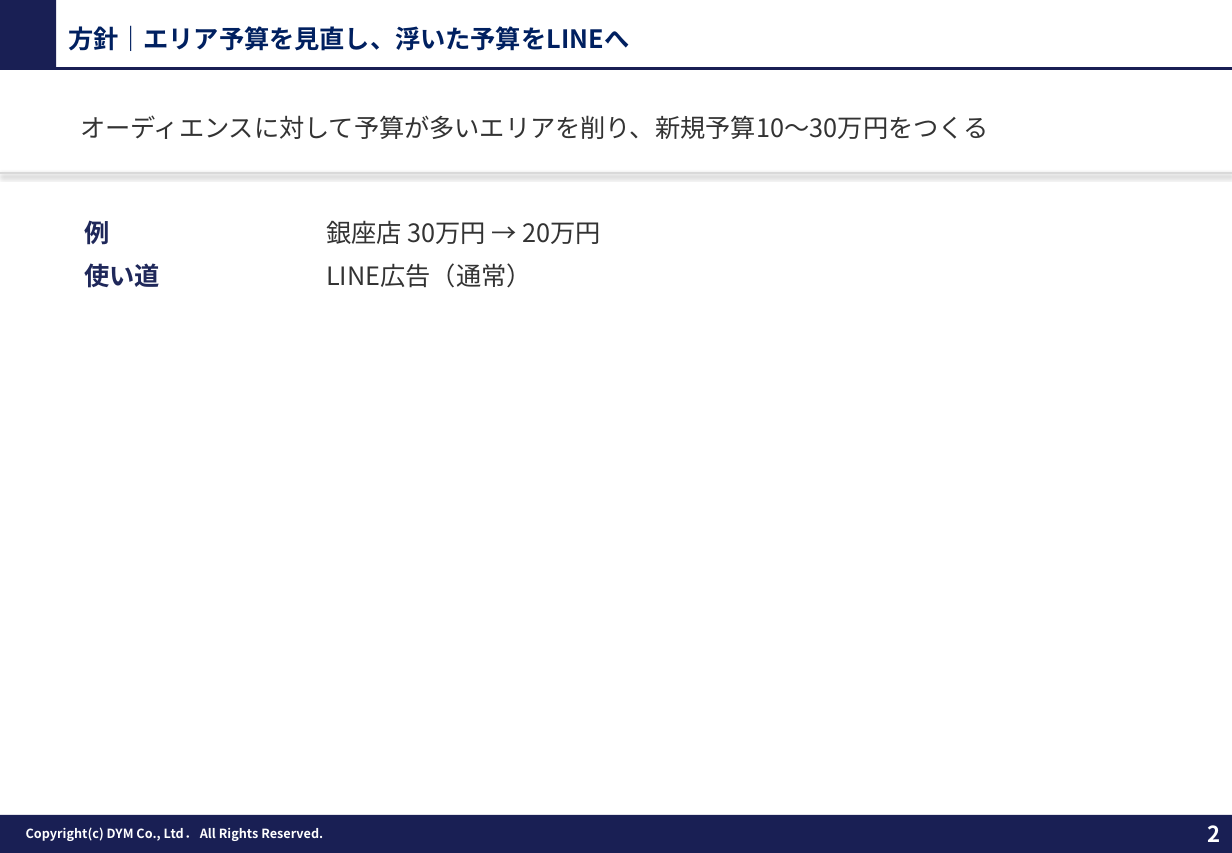
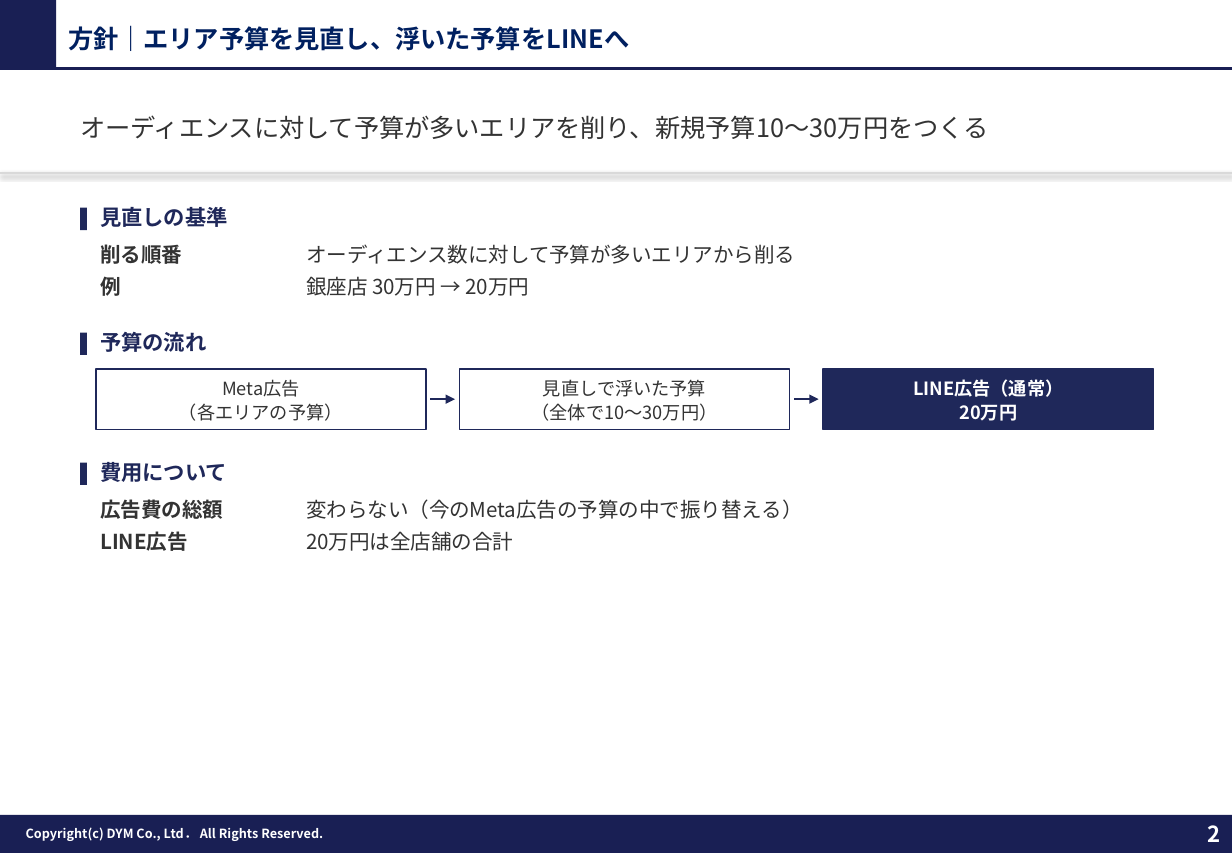
Before and after one commit to tonomura-r-dev/folder, a slide deck: slide 2 of 20261009_展示会LINE運用方針.pptx. Drawn at 1232x853 pixels with LibreOffice and Linux fonts; fonts in the diff are those of the drawing; background and template pictures are left out. Boxes give left, top, right and bottom in pixels: in the first picture for what was removed or moved away, otherwise in the second. Text is boxed around its words. In the diff, an @@ line names an element or a change of style, - is before the commit and + after.

```diff
--- a/20261009_展示会LINE運用方針.pptx
+++ b/20261009_展示会LINE運用方針.pptx
@@ rectangle added at box(80, 208, 86, 231), fill #1F285A @@
@@ text added at box(100, 207, 227, 227), 13.5 pt, text #1F285A, bold @@
+見直しの基準
@@ text at box(100, 244, 182, 264): text changed; size 16 to 13 pt; text colour #1F285A to #333333 @@
-使い道
+削る順番
@@ text at box(306, 244, 795, 264): text changed; size 16 to 13 pt @@
-LINE広告（通常）
+オーディエンス数に対して予算が多いエリアから削る
@@ text "例": place and size @@
-text "例" at box(85, 220, 110, 244)
+text "例" at box(100, 276, 121, 296)
@@ text "例" at box(100, 276, 121, 296): size 16 to 13 pt, text colour #1F285A to #333333 @@
@@ text "銀座店 30万円 → 20万円": place and size @@
-text "銀座店 30万円 → 20万円" at box(326, 220, 600, 244)
+text "銀座店 30万円 → 20万円" at box(306, 276, 529, 296)
@@ text "銀座店 30万円 → 20万円" at box(306, 276, 529, 296): size 16 to 13 pt @@
@@ rectangle added at box(80, 333, 86, 356), fill #1F285A @@
@@ text added at box(100, 332, 206, 352), 13.5 pt, text #1F285A, bold @@
+予算の流れ
@@ rectangle added at box(96, 369, 425, 429), fill #FFFFFF, outline #1F285A 1 pt, 11.5 pt, text #333333 @@
+Meta広告
+（各エリアの予算）
@@ rectangle added at box(460, 369, 789, 429), fill #FFFFFF, outline #1F285A 1 pt, 11.5 pt, text #333333 @@
+見直しで浮いた予算
+（全体で10〜30万円）
@@ rectangle added at box(824, 369, 1154, 429), fill #1F285A, outline #1F285A 1 pt, 11.5 pt, text #FFFFFF, bold @@
+LINE広告（通常）
+20万円
@@ arrow added from (430, 399) to (455, 399), #1F285A 1.5 pt @@
@@ arrow added from (794, 399) to (819, 399), #1F285A 1.5 pt @@
@@ rectangle added at box(80, 463, 86, 486), fill #1F285A @@
@@ text added at box(100, 462, 227, 482), 13.5 pt, text #1F285A, bold @@
+費用について
@@ text added at box(100, 499, 223, 519), 13 pt, text #333333, bold @@
+広告費の総額
@@ text added at box(306, 499, 802, 519), 13 pt, text #333333 @@
+変わらない（今のMeta広告の予算の中で振り替える）
@@ text added at box(100, 531, 188, 551), 13 pt, text #333333, bold @@
+LINE広告
@@ text added at box(306, 531, 513, 551), 13 pt, text #333333 @@
+20万円は全店舗の合計
```
Also in this commit, not shown: 4 other slides changed, 5 other files.
